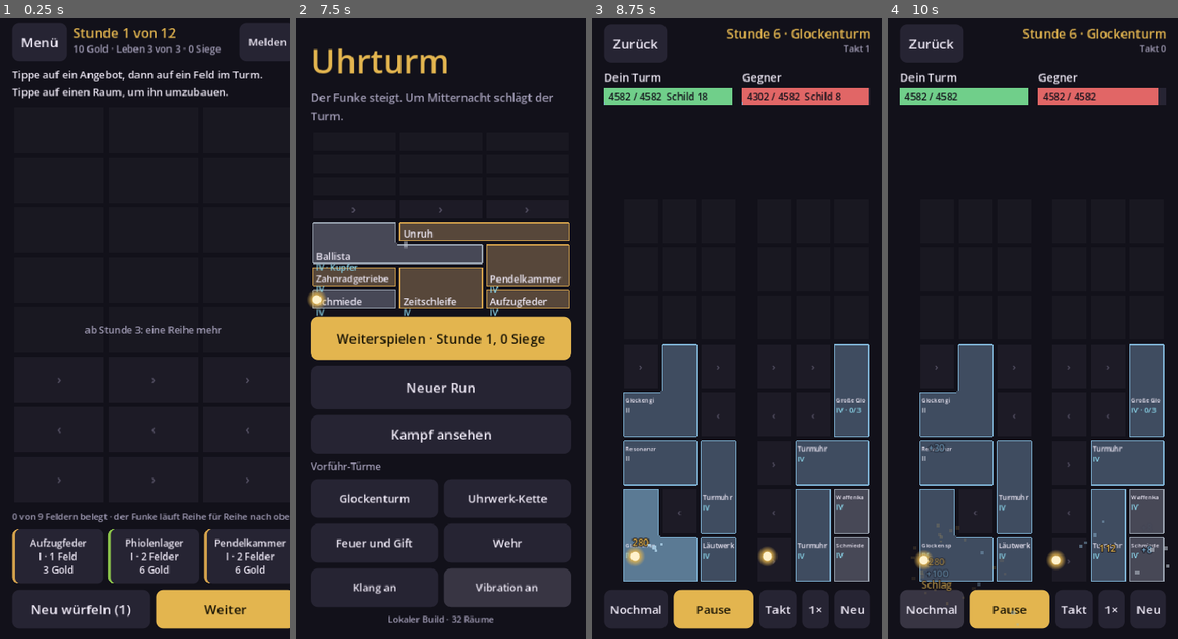
Above: before the commit, frames 1-4 (left to right).
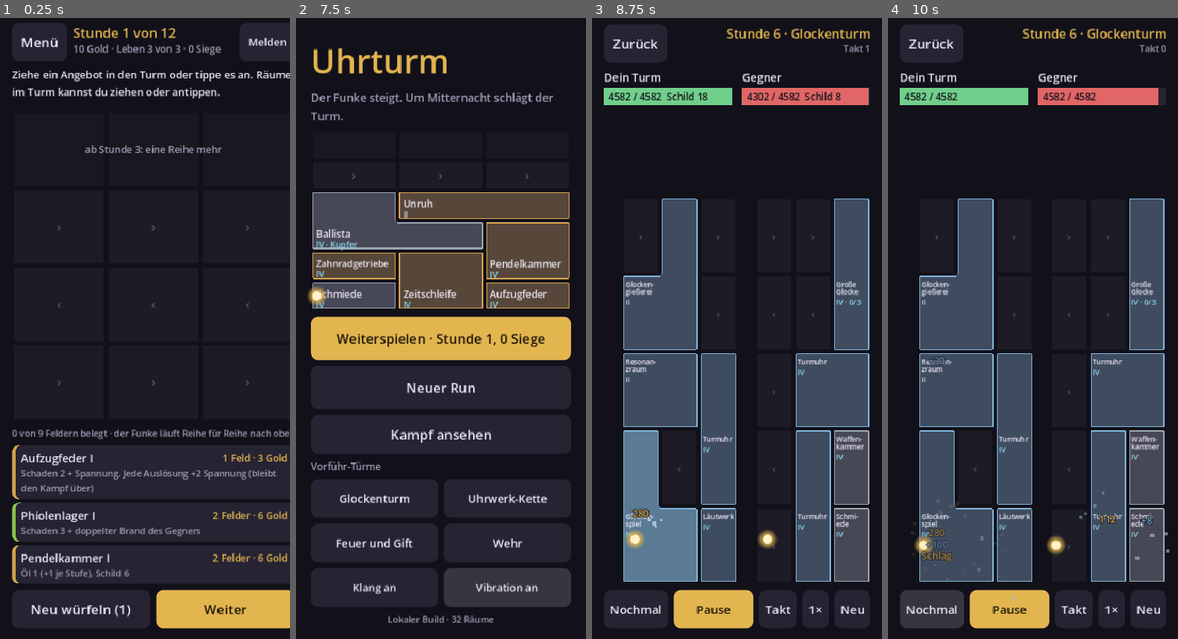
Above: after the commit, the same moments.

Repository: j4nric/auto-battle
Game: Godot game, scene res://scenes/raster.tscn
Same seed, same stepped clock (60 frames per second), same inputs: the game is played once before the commit and once after it. This scene is started directly instead of the project's main scene.
Inputs (mouse positions are in pixels of both pictures, inside the frame that each line leads up to):
- Up to frame 1 (0.25 s): no input
- Up to frame 2 (7.5 s): click "Menü" at 0.5 s; click "Weiterspielen · Stunde 1, 0 S…" at 1.25 s; click "Melden" at 2 s; click (354, 558) at 2.75 s, where only the run before the commit has a clickable "Aufzugfeder I · 1 Feld 3 Gold"; click "Neu würfeln (1)" at 3.5 s; click (449, 558) at 4.25 s, where only the run before the commit has a clickable "Phiolenlager I · 2 Felder 6 G…"; click "Weiter" at 5 s; click (545, 558) at 5.75 s, where only the run before the commit has a clickable "Pendelkammer I · 2 Felder 6 G…"; click "Schließen" at 6.5 s; click "Menü" at 7.25 s
- Up to frame 3 (8.75 s): click "Glockenturm" at 8 s
- Up to frame 4 (10 s): click "Nochmal" at 8.75 s; click "Nochmal" at 9.5 s

The runs differ from the first frame. In frame 1, 11% of the frame differs, in the area x 4-100%, y 8-92%; in frame 2, 10%; in frame 3, 18%, in the area x 10-96%, y 29-89%; in frame 4, 18%.

Commit message:
Workshop and fight: bigger tower, drag and drop, offers with effects
- GridView draws the open rows plus one growth row (fights: the taller of
  the two towers) instead of always 8 rows, so cells are much bigger
- Long room names break onto two lines at compound joints (Waffen-kammer)
- Offers are full-width rows with the room's effect text
- Drag an offer into the tower, or drag a room to move it; tap flow stays
- While placing or with a room selected, neighbours are outlined; a preview
  that completes a recipe turns brass and the hint names the result
- Fix: the grid handled both touch and emulated mouse events, so one tap on
  a phone previewed and placed at once; it now reacts to mouse events only

Co-Authored-By: Claude Opus 5.5 <noreply@anthropic.com>
Claude-Session: https://claude.ai/code/session_01QwYqqhMmgv2Hvsj6QZ7XPB

Diff:
--- a/game/scripts/combat_view.gd
+++ b/game/scripts/combat_view.gd
@@ -144,6 +144,8 @@
 		if _is_grid():
 			var gv := GridView.new()
 			gv.compact = true
+			# Both towers as tall as the taller one, no empty locked rows above.
+			gv.rows_shown = maxi(int(setup.mine.rows), int(setup.foe.rows))
 			tv = gv
 		else:
 			tv = TowerView.new()
@@ -210,6 +212,9 @@
 		result = UhrCombat.fight(setup.mine, int(setup.hp_mine), setup.foe, int(setup.hp_foe), true)
 	frames = result.frames
 	title_label.text = "Stunde %d · %s" % [int(setup.hour), setup.title]
+	if _is_grid():
+		for side in ["a", "b"]:
+			towers[side].rows_shown = maxi(int(setup.mine.rows), int(setup.foe.rows))
 	towers.a.setup(setup.mine)
 	towers.b.setup(setup.foe)
 	bars.a.max_hp = int(setup.hp_mine)
--- a/game/scripts/raster_view.gd
+++ b/game/scripts/raster_view.gd
@@ -69,12 +69,13 @@
 	col.add_child(head)
 
 	hint_label = UhrStyle.label("", 14, UhrStyle.TEXT)
-	hint_label.custom_minimum_size.y = 40
+	hint_label.custom_minimum_size.y = 50
 	col.add_child(hint_label)
 
 	grid = GridView.new()
 	grid.size_flags_vertical = Control.SIZE_EXPAND_FILL
 	grid.cell_tapped.connect(_on_cell_tapped)
+	grid.set_drag_forwarding(_grid_drag, _grid_can_drop, _grid_drop)
 	col.add_child(grid)
 
 	cells_label = UhrStyle.label("", 12, UhrStyle.MUTED, false)
@@ -118,6 +119,7 @@
 			_render_alloy()
 		"over":
 			_render_over()
+	_update_preview()
 
 
 func _next_growth_hour() -> int:
@@ -146,12 +148,10 @@
 			hint_label.text = "Passt dort nicht. Tippe auf ein anderes Feld oder drehe den Raum."
 	else:
 		var last := _last_fight_text()
-		hint_label.text = (last + " " if last != "" else "") + "Tippe auf ein Angebot, dann auf ein Feld im Turm. Tippe auf einen Raum, um ihn umzubauen."
-
-	var cards := GridContainer.new()
-	cards.columns = mini(3, maxi(1, run.offers.size()))
-	cards.add_theme_constant_override("h_separation", 6)
-	cards.add_theme_constant_override("v_separation", 6)
+		hint_label.text = (last + " " if last != "" else "") + "Ziehe ein Angebot in den Turm oder tippe es an. Räume im Turm kannst du ziehen oder antippen."
+
+	var cards := VBoxContainer.new()
+	cards.add_theme_constant_override("separation", 5)
 	for i in run.offers.size():
 		cards.add_child(_offer_card(i))
 	bottom.add_child(cards)
@@ -186,32 +186,51 @@
 	bottom.add_child(row)
 
 
-func _offer_card(i: int) -> Button:
+## One offer as a full-width row: name, tier, size and price on top, the effect below. Tap to
+## select it, or drag it straight into the tower.
+func _offer_card(i: int) -> Control:
 	var o: Dictionary = run.offers[i]
 	var def := UhrContent.raster_room(o.id)
-	var b := Button.new()
-	b.custom_minimum_size = Vector2(0, 74)
-	b.size_flags_horizontal = Control.SIZE_EXPAND_FILL
-	b.clip_text = true
+	var row := PanelContainer.new()
+	row.size_flags_horizontal = Control.SIZE_EXPAND_FILL
+	row.mouse_filter = Control.MOUSE_FILTER_STOP
 	var affordable := int(o.price) <= run.gold
 	var dup := _duplicate_index(o.id) >= 0
 	var n := UhrRasterTower.area(o.id)
-	b.text = "%s\n%s · %d %s\n%d Gold%s" % [def.name, ["I", "II", "III", "IV"][int(o.tier)], n, "Feld" if n == 1 else "Felder", int(o.price), " · im Turm" if dup else ""]
-	# Long names (Quecksilberhemmung) get a smaller font instead of being cut off.
-	b.add_theme_font_size_override("font_size", 13 if str(def.name).length() <= 14 else 11)
-	var sb := UhrStyle.box(UhrStyle.PANEL_LIT if i == selected_offer else UhrStyle.PANEL, 8, 4, UhrStyle.guild_color(def.guild))
+	var sb := UhrStyle.box(UhrStyle.PANEL_LIT if i == selected_offer else UhrStyle.PANEL, 8, 5, UhrStyle.guild_color(def.guild))
+	sb.content_margin_left = 12
+	sb.content_margin_right = 10
+	sb.content_margin_top = 6
+	sb.content_margin_bottom = 6
 	if i == selected_offer:
 		sb.border_width_top = 2
 		sb.border_width_right = 2
 		sb.border_width_bottom = 2
 		sb.border_color = UhrStyle.BRASS
-	for st in ["normal", "hover", "pressed", "focus"]:
-		b.add_theme_stylebox_override(st, sb)
+	row.add_theme_stylebox_override("panel", sb)
 	var fg := UhrStyle.TEXT if affordable else UhrStyle.MUTED
-	for st in ["font_color", "font_hover_color", "font_pressed_color", "font_focus_color"]:
-		b.add_theme_color_override(st, fg)
-	b.pressed.connect(_on_offer_tapped.bind(i))
-	return b
+	var v := VBoxContainer.new()
+	v.add_theme_constant_override("separation", 1)
+	var top := HBoxContainer.new()
+	var name_l := UhrStyle.label("%s %s" % [def.name, ["I", "II", "III", "IV"][int(o.tier)]], 15, fg, false)
+	name_l.size_flags_horizontal = Control.SIZE_EXPAND_FILL
+	name_l.clip_text = true
+	top.add_child(name_l)
+	top.add_child(UhrStyle.label("%d %s · %d Gold%s" % [n, "Feld" if n == 1 else "Felder", int(o.price), " · im Turm" if dup else ""], 13, UhrStyle.BRASS if affordable else UhrStyle.MUTED, false))
+	v.add_child(top)
+	var text_l := UhrStyle.label(str(def.text), 12, UhrStyle.MUTED)
+	text_l.autowrap_mode = TextServer.AUTOWRAP_WORD_SMART
+	v.add_child(text_l)
+	row.add_child(v)
+	for c in [v, top, name_l, text_l] + top.get_children():
+		c.mouse_filter = Control.MOUSE_FILTER_IGNORE
+	# Tap = press and release without a drag in between.
+	row.gui_input.connect(func(ev: InputEvent) -> void:
+		if ev is InputEventMouseButton and ev.button_index == MOUSE_BUTTON_LEFT and not ev.pressed:
+			if not get_viewport().gui_is_dragging() and Rect2(Vector2.ZERO, row.size).has_point(ev.position):
+				_on_offer_tapped(i))
+	row.set_drag_forwarding(func(_at: Vector2) -> Variant: return _offer_drag(i), Callable(), Callable())
+	return row
 
 
 func _render_room_actions() -> void:
@@ -402,6 +421,141 @@
 			UhrSound.play("pick")
 
 
+# ------------------------------------------------------------------ drag and drop
+## Drag data: { kind: "offer" | "room", id, rot, dx, dy, i | idx }. dx/dy: the dragged cell
+## relative to the shape's first cell, so the shape stays under the finger.
+func _offer_drag(i: int) -> Variant:
+	if run.phase != "shop" or i >= run.offers.size() or int(run.offers[i].price) > run.gold:
+		return null
+	selected_offer = i
+	selected_room = -1
+	moving = false
+	ghost = {}
+	var rot := 0
+	_drag_preview(run.offers[i].id)
+	return { "kind": "offer", "i": i, "id": run.offers[i].id, "rot": rot, "dx": 0, "dy": 0 }
+
+
+func _grid_drag(at: Vector2) -> Variant:
+	if run.phase != "shop":
+		return null
+	var cell := grid.cell_at(at)
+	if cell.is_empty():
+		return null
+	var idx := grid.room_at(cell[0], cell[1])
+	if idx < 0:
+		return null
+	var r: Dictionary = run.tower.rooms[idx]
+	var first: Array = grid._abs_cells(r)[0]
+	selected_offer = -1
+	selected_room = idx
+	moving = true
+	ghost = {}
+	_drag_preview(r.id)
+	return { "kind": "room", "idx": idx, "id": r.id, "rot": int(r.get("rot", 0)), "dx": cell[0] - first[0], "dy": cell[1] - first[1] }
+
+
+func _drag_preview(id: String) -> void:
+	var def := UhrContent.raster_room(id)
+	var l := UhrStyle.label(def.name, 14, UhrStyle.TEXT, false)
+	var sb := UhrStyle.box(UhrStyle.PANEL_LIT, 6, 4, UhrStyle.guild_color(def.guild))
+	sb.set_content_margin_all(6)
+	l.add_theme_stylebox_override("normal", sb)
+	l.modulate.a = 0.85
+	var holder := Control.new()
+	holder.add_child(l)
+	# Above the finger, so the cell under it stays visible.
+	l.position = Vector2(-40, -70)
+	set_drag_preview(holder)
+
+
+func _grid_can_drop(at: Vector2, data: Variant) -> bool:
+	if typeof(data) != TYPE_DICTIONARY or not data.has("kind"):
+		return false
+	var cell := grid.cell_at(at)
+	if cell.is_empty():
+		ghost = {}
+	else:
+		_set_ghost(data.id, cell[0] - int(data.dx), cell[1] - int(data.dy), int(data.rot))
+	grid.set_ghost(ghost)
+	_update_preview()
+	return true
+
+
+func _grid_drop(_at: Vector2, data: Variant) -> void:
+	if ghost.is_empty() or not ghost.ok:
+		_toast("Passt dort nicht.")
+		_clear_selection()
+		return
+	if data.kind == "room":
+		_confirm_move()
+	else:
+		_confirm_place()
+
+
+func _notification(what: int) -> void:
+	# A drag that ended outside the tower leaves nothing half-done.
+	if what == NOTIFICATION_DRAG_END and run != null and not get_viewport().gui_is_drag_successful():
+		ghost = {}
+		moving = false
+		_refresh()
+
+
+## Outlines the neighbours of the preview (or of the selected room) and tells whether the
+## preview completes a recipe. Reads the tower only; the rules stay in game/core.
+func _update_preview() -> void:
+	var cells: Array = []
+	var skip := -1
+	if not ghost.is_empty():
+		for cc in UhrContent.cells_of(UhrContent.raster_room(ghost.id), int(ghost.rot)):
+			cells.append([int(ghost.x) + cc[0], int(ghost.y) + cc[1]])
+		if moving:
+			skip = selected_room
+	elif selected_room >= 0 and selected_room < run.tower.rooms.size():
+		cells = grid._abs_cells(run.tower.rooms[selected_room])
+		skip = selected_room
+	var near: Array = []
+	for i in run.tower.rooms.size():
+		if i == skip:
+			continue
+		for cc in grid._abs_cells(run.tower.rooms[i]):
+			if near.has(i):
+				break
+			for g in cells:
+				if absi(int(cc[0]) - int(g[0])) + absi(int(cc[1]) - int(g[1])) == 1:
+					near.append(i)
+					break
+	grid.highlight = near
+	var fuses := ""
+	if not ghost.is_empty() and ghost.ok:
+		var t: Variant = null
+		if moving:
+			var rooms: Array = run.tower.rooms.duplicate(true)
+			rooms[selected_room].x = int(ghost.x)
+			rooms[selected_room].y = int(ghost.y)
+			rooms[selected_room].rot = int(ghost.rot)
+			t = UhrRasterTower.with_rooms(run.tower, rooms)
+		elif selected_offer >= 0:
+			t = run.preview_buy(selected_offer, false, int(ghost.x), int(ghost.y), int(ghost.rot))
+		if t != null:
+			var fused: Array = UhrRasterTower.apply_fusions(t).fused
+			if not fused.is_empty():
+				fuses = UhrContent.raster_room(fused[0]).name
+	grid.ghost_fuses = fuses != ""
+	grid.queue_redraw()
+	if not ghost.is_empty():
+		var parts: Array[String] = []
+		if fuses != "":
+			parts.append("Rezept: %s entsteht!" % fuses)
+		elif not ghost.ok:
+			parts.append("Passt dort nicht.")
+		if not near.is_empty():
+			parts.append("Nachbarn: " + ", ".join(near.map(func(i: int) -> String: return UhrContent.raster_room(run.tower.rooms[i].id).name)))
+		if ghost.ok and fuses == "":
+			parts.append("Zum Einbauen nochmal tippen oder loslassen.")
+		hint_label.text = " ".join(parts)
+
+
 func _clear_selection(refresh := true) -> void:
 	selected_offer = -1
 	selected_room = -1
--- a/game/scripts/ui/grid_view.gd
+++ b/game/scripts/ui/grid_view.gd
@@ -10,6 +10,8 @@
 
 const MAX_ROWS := 8
 const GAP := 3.0
+## Word endings where a long room name may break onto a second line.
+const WORD_PARTS := ["kammer", "gießerei", "glocke", "horst", "lager", "werk", "ofen", "küche", "hemmung", "getriebe", "feder", "turm", "bad", "schleife", "uhr", "seil", "spiel", "hemmung", "stille", "lysator"]
 
 var tower: Dictionary = UhrRasterTower.empty_grid(3)
 var selected := -1
@@ -30,6 +32,12 @@
 var _rising := {}
 ## Rooms that just landed: 1.0 at the start of the pop, 0.0 at rest.
 var _land := {}
+## Rows to draw; -1 means the open rows plus one.
+var rows_shown := -1
+## Rooms outlined as neighbours of the ghost or the selected room.
+var highlight: Array = []
+## The ghost would complete a recipe: drawn in brass.
+var ghost_fuses := false
 var shake_offset := Vector2.ZERO:
 	set(v):
 		shake_offset = v
@@ -209,15 +217,17 @@
 	queue_redraw()
 
 
-## Always the full frame of 8 rows: locked rows show how far the tower can still grow and keep
-## both towers in a fight the same size.
+## Rows on screen: the open rows plus one locked row that shows the next growth. A fight sets
+## rows_shown so both towers have the same height.
 func _shown_rows() -> int:
-	return MAX_ROWS
+	if rows_shown > 0:
+		return rows_shown
+	return mini(MAX_ROWS, int(tower.rows) + 1)
 
 
 func cell_size() -> Vector2:
 	var w := size.x / UhrRasterTower.WIDTH
-	var h := minf(w * (1.25 if compact else 0.7), size.y / _shown_rows())
+	var h := minf(w * (2.0 if compact else 1.0), size.y / _shown_rows())
 	return Vector2(w, h)
 
 
@@ -228,23 +238,35 @@
 
 
 func _gui_input(event: InputEvent) -> void:
-	var pos := Vector2.ZERO
-	if event is InputEventMouseButton and event.pressed and event.button_index == MOUSE_BUTTON_LEFT:
-		pos = event.position
-	elif event is InputEventScreenTouch and event.pressed:
-		pos = event.position
-	else:
+	# Only mouse buttons: on phones, touches arrive as emulated mouse events too, and handling
+	# both made one tap count twice (preview and confirm at once).
+	if not (event is InputEventMouseButton and event.pressed and event.button_index == MOUSE_BUTTON_LEFT):
 		return
+	var cell := cell_at(event.position)
+	if cell.is_empty():
+		return
+	accept_event()
+	cell_tapped.emit(cell[0], cell[1])
+	var i := room_at(cell[0], cell[1])
+	if i >= 0:
+		room_tapped.emit(i)
+
+
+## The open cell under a point, or [] outside the tower.
+func cell_at(pos: Vector2) -> Array:
 	var c := cell_size()
-	var x := int(floorf(pos.x / c.x))
+	var x := int(floorf((pos.x - shake_offset.x) / c.x))
 	var y := int(floorf((size.y - pos.y) / c.y))
 	if x >= 0 and x < UhrRasterTower.WIDTH and y >= 0 and y < int(tower.rows):
-		accept_event()
-		cell_tapped.emit(x, y)
-		for i in tower.rooms.size():
-			if _abs_cells(tower.rooms[i]).has([x, y]):
-				room_tapped.emit(i)
-				break
+		return [x, y]
+	return []
+
+
+func room_at(x: int, y: int) -> int:
+	for i in tower.rooms.size():
+		if _abs_cells(tower.rooms[i]).has([x, y]):
+			return i
+	return -1
 
 
 func _notification(what: int) -> void:
@@ -284,18 +306,22 @@
 		var land: float = _land.get(i, 0.0)
 		if land > 0.0:
 			fill = fill.lerp(col.lightened(0.3), land * 0.7)
-		var border_w := (3.0 if i == selected else 1.5) + land * 4.0
-		_draw_cells(_abs_cells(room), fill, UhrStyle.BRASS if i == selected or land > 0.0 else col, border_w)
+		var border_w := (3.0 if i == selected or highlight.has(i) else 1.5) + land * 4.0
+		var border := UhrStyle.BRASS if i == selected or land > 0.0 else (col.lightened(0.45) if highlight.has(i) else col)
+		if highlight.has(i):
+			fill = fill.lerp(col, 0.25)
+		_draw_cells(_abs_cells(room), fill, border, border_w)
 		var first: Array = _abs_cells(room)[0]
 		var fr := cell_rect(first[0], first[1]).grow(-GAP - (2 if compact else 4))
 		var tier := int(room.tier) if room.get("tier") != null else 0
 		var name: String = def.name
 		# Long names (Quecksilberhemmung) get a smaller font instead of being cut off.
 		var fs := 11 if compact else 13
-		var min_fs := 8 if compact else 9
-		while fs > min_fs and font.get_string_size(name, HORIZONTAL_ALIGNMENT_LEFT, -1, fs).x > fr.size.x:
-			fs -= 1
-		draw_string(font, fr.position + Vector2(0, fs + 3), name, HORIZONTAL_ALIGNMENT_LEFT, fr.size.x, fs, UhrStyle.TEXT)
+		var lines := _name_lines(font, name, fr.size.x, fs, 9 if compact else 10)
+		fs = int(lines[0])
+		for k in range(1, lines.size()):
+			draw_string(font, fr.position + Vector2(0, fs + 3 + (k - 1) * (fs + 1)), lines[k], HORIZONTAL_ALIGNMENT_LEFT, fr.size.x, fs, UhrStyle.TEXT)
+		var name_h := (lines.size() - 2) * (fs + 1)
 		var sub: String = ["I", "II", "III", "IV"][tier]
 		if not compact and room.get("alloy") != null and room.get("alloy") != "":
 			sub += " · " + str(UhrContent.alloy(room.alloy).name)
@@ -303,15 +329,38 @@
 			sub += " · %d/%d" % [int(st.counter), int(def.counterMax)]
 		if float(st.get("charge", 0.0)) > 0.0:
 			sub += " · +%d" % int(floorf(float(st.charge) + 0.5))
-		draw_string(font, fr.position + Vector2(0, fs + 17), sub, HORIZONTAL_ALIGNMENT_LEFT, fr.size.x, 10 if compact else 11, UhrStyle.TIER_COLORS[tier])
+		draw_string(font, fr.position + Vector2(0, fs + 17 + name_h), sub, HORIZONTAL_ALIGNMENT_LEFT, fr.size.x, 10 if compact else 11, UhrStyle.TIER_COLORS[tier])
 	# Ghost.
 	if not ghost.is_empty():
 		var cells: Array = []
 		for cc in UhrContent.cells_of(UhrContent.raster_room(ghost.id), int(ghost.rot)):
 			cells.append([int(ghost.x) + cc[0], int(ghost.y) + cc[1]])
-		var tint := UhrStyle.MINE if ghost.ok else UhrStyle.FOE
+		var tint := (UhrStyle.BRASS if ghost_fuses else UhrStyle.MINE) if ghost.ok else UhrStyle.FOE
 		# Opaque fill: semi-transparent cells would darken where they join.
 		_draw_cells(cells, UhrStyle.PANEL.darkened(0.25).lerp(tint, 0.3), tint, 2.5)
+
+
+## Fits a room name into width: shrinks the font down to min_fs, then breaks into two lines
+## (at a space or, for one long word, with a hyphen). Returns [font size, line, line...].
+func _name_lines(font: Font, name: String, width: float, fs: int, min_fs: int) -> Array:
+	var fits := func(t: String, f: int) -> bool: return font.get_string_size(t, HORIZONTAL_ALIGNMENT_LEFT, -1, f).x <= width
+	for f in range(fs, min_fs - 1, -1):
+		if fits.call(name, f):
+			return [f, name]
+	var f := min_fs
+	var sp := name.find(" ")
+	if sp > 0 and fits.call(name.substr(0, sp), f):
+		return [f, name.substr(0, sp), name.substr(sp + 1)]
+	# Prefer the joint of a compound word (Waffen-kammer, Brenn-ofen).
+	var lower := name.to_lower()
+	for part in WORD_PARTS:
+		var at := lower.rfind(part)
+		if at > 2 and at + part.length() == name.length() and fits.call(name.substr(0, at) + "-", f):
+			return [f, name.substr(0, at) + "-", name.substr(at)]
+	var cut := name.length() - 3
+	while cut > 2 and not fits.call(name.substr(0, cut) + "-", f):
+		cut -= 1
+	return [f, name.substr(0, cut) + "-", name.substr(cut)]
 
 
 func _abs_cells(room: Dictionary) -> Array:
